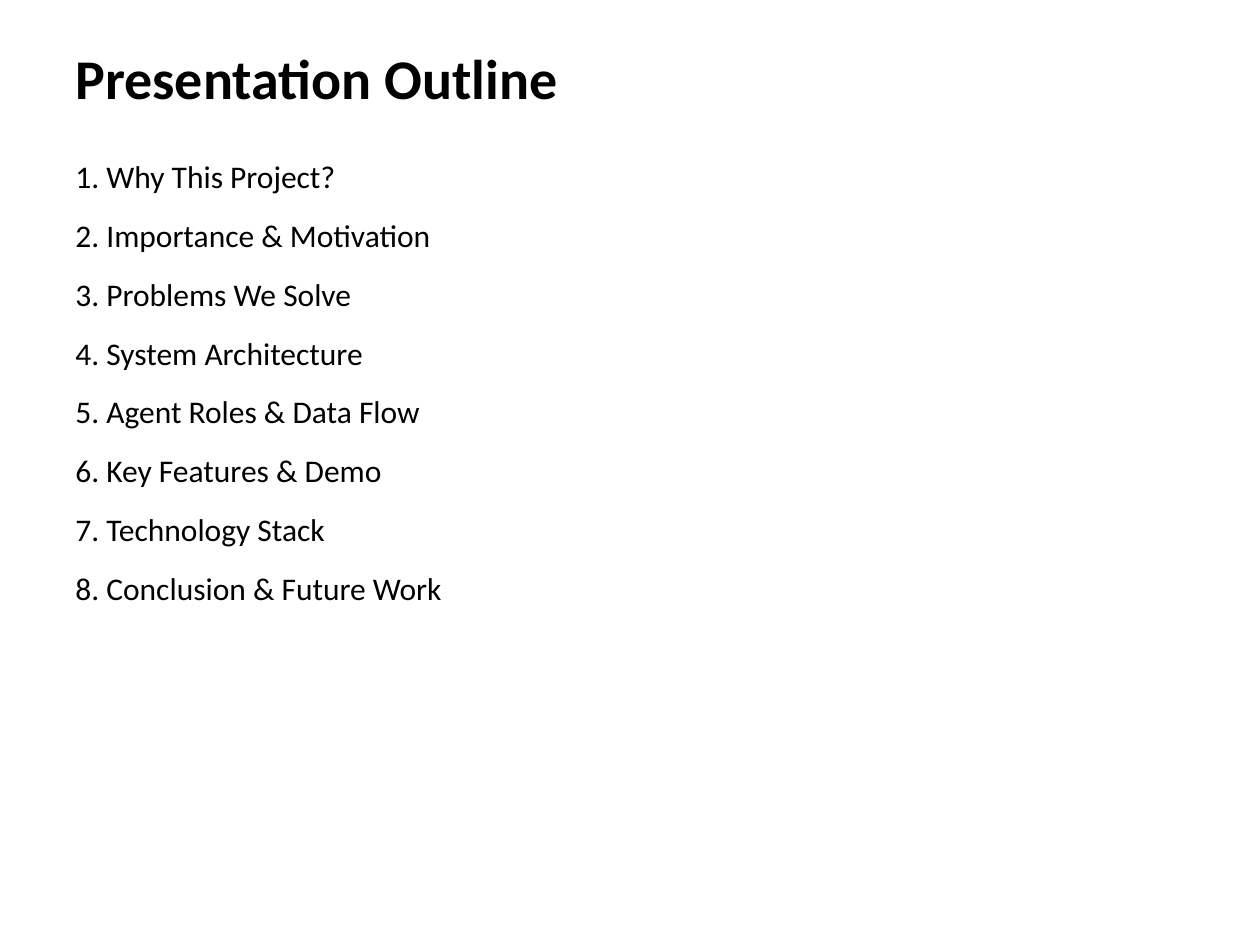
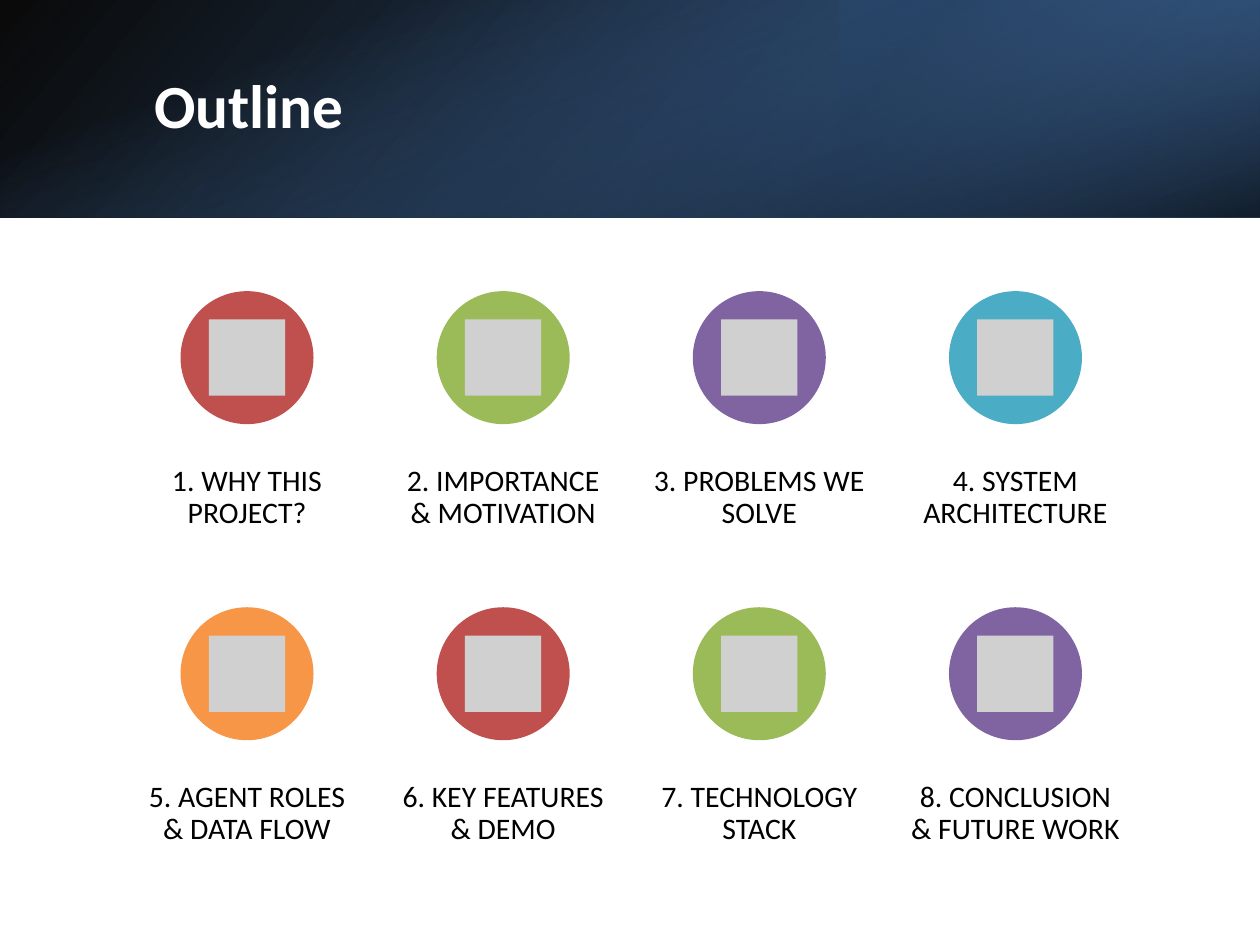
Before and after one commit to Haoj1/Powerplant-Multi-Agent, a slide deck: slide 2 of docs/Multi-Agent_Powerplant_Project.pptx. Drawn at 1260x945 pixels with LibreOffice and Linux fonts; fonts in the diff are those of the drawing; grey boxes stand for pictures. Boxes give left, top, right and bottom in pixels: in the first picture for what was removed or moved away, otherwise in the second. Text is boxed around its words. In the diff, an @@ line names an element or a change of style, - is before the commit and + after.

```diff
--- a/docs/Multi-Agent_Powerplant_Project.pptx
+++ b/docs/Multi-Agent_Powerplant_Project.pptx
@@ rectangle added at bbox=[0, 0, 1260, 217], fill gradient #000000 to #376092 @@
@@ rectangle added at bbox=[0, 0, 1260, 217], fill gradient #4F81BD to #000000 @@
@@ rectangle added at bbox=[840, 0, 1260, 217], fill gradient #254061 to #4F81BD @@
@@ text "Outline" at bbox=[154, 85, 343, 129]: vertical alignment top to middle @@
@@ text at bbox=[154, 85, 343, 129]: text changed; size 32 to 35 pt; text colour #000000 to #FFFFFF @@
-Presentation Outline
+Outline
@@ text removed at bbox=[75, 166, 442, 601] @@
-1. Why This Project?
-2. Importance & Motivation
-3. Problems We Solve
-4. System Architecture
-5. Agent Roles & Data Flow
-6. Key Features & Demo
-7. Technology Stack
-8. Conclusion & Future Work
@@ group added at bbox=[149, 291, 1120, 840]: 8 ellipses, 8 pictures, 8 texts @@
+1. WHY THIS PROJECT?
+2. IMPORTANCE & MOTIVATION
+3. PROBLEMS WE SOLVE
+4. SYSTEM ARCHITECTURE
+5. AGENT ROLES & DATA FLOW
+6. KEY FEATURES & DEMO
+7. TECHNOLOGY STACK
+8. CONCLUSION & FUTURE WORK
```
Also in this commit, not shown: 24 other slides changed, 5 slides added, 2 slides removed.
